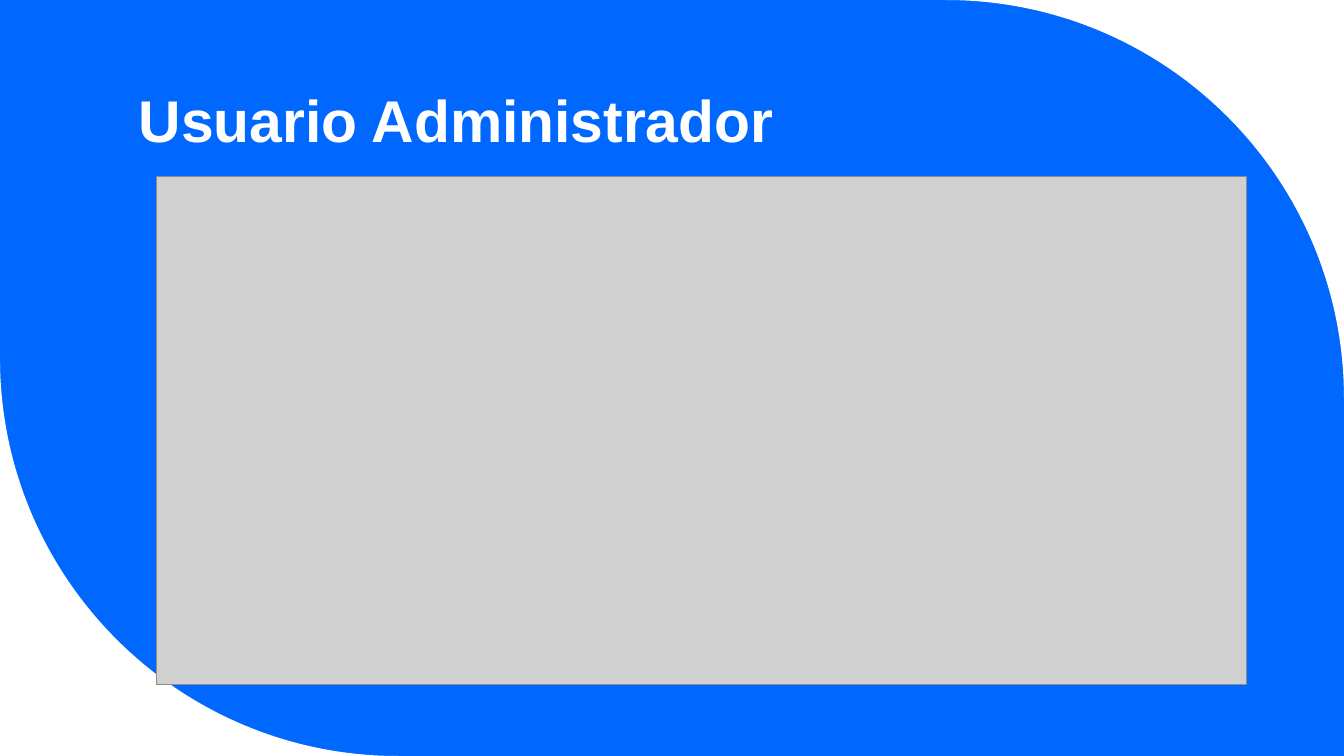
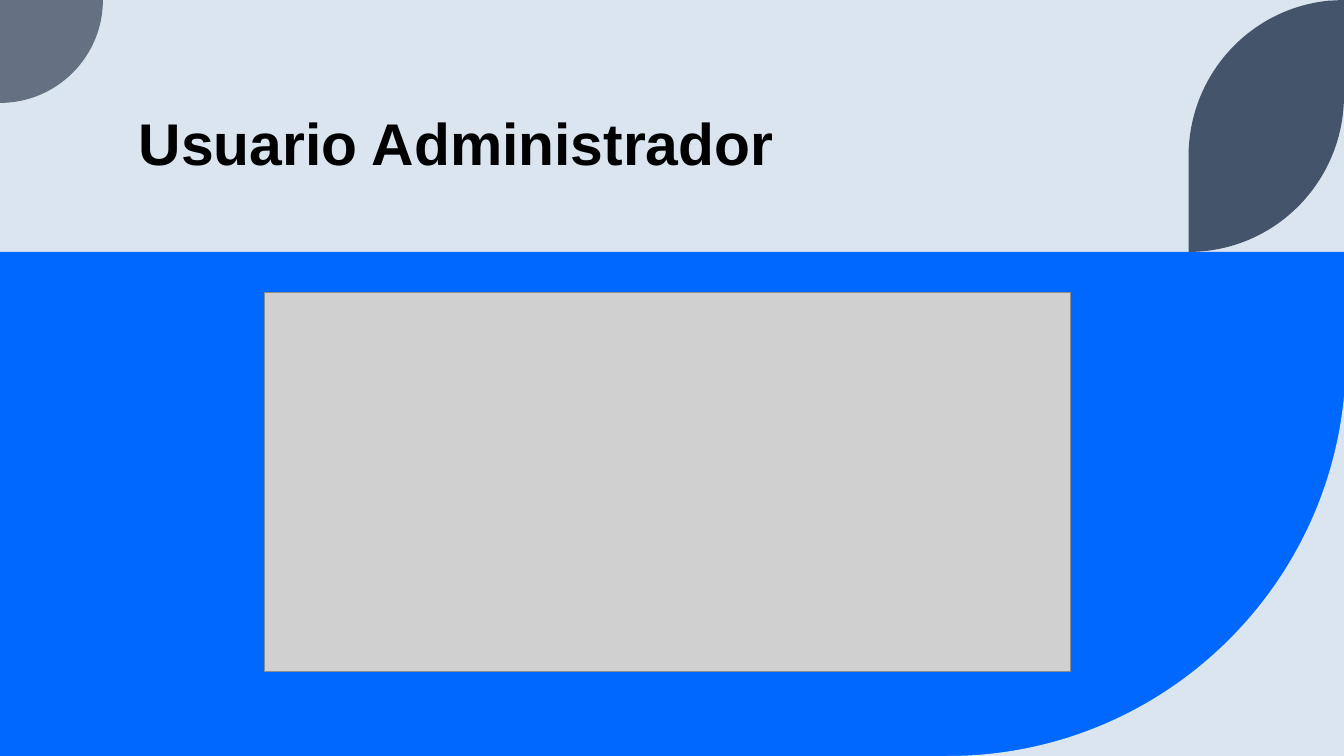
Before and after one commit to sleepyrazor/hotel-booking, a slide deck: slide 8 of Documentación/Book-IT-ing presentacion.pptx. Drawn at 1344x756 pixels with LibreOffice and Linux fonts; fonts in the diff are those of the drawing; grey boxes stand for pictures. Boxes give left, top, right and bottom in pixels: in the first picture for what was removed or moved away, otherwise in the second. Text is boxed around its words. In the diff, an @@ line names an element or a change of style, - is before the commit and + after.

```diff
--- a/Documentación/Book-IT-ing presentacion.pptx
+++ b/Documentación/Book-IT-ing presentacion.pptx
@@ background #0068FF to #DAE5EF @@
@@ title "Usuario Administrador": place and size @@
-title "Usuario Administrador" at [139,99,774,143]
+title "Usuario Administrador" at [139,122,774,166]
@@ title "Usuario Administrador" at [139,122,774,166]: text colour #FFFFFF to #000000 @@
@@ freeform shape removed at [946,0,1344,398] @@
@@ group added at [0,0,1344,756]: 3 freeform shapes, 1 rectangle @@
@@ picture: place and size @@
-picture at [156,176,1246,685]
+picture at [264,292,1071,671]
@@ freeform shape removed at [0,358,398,756] @@
```
Also in this commit, not shown: 7 other slides changed, 2 slides added, 1 other file.
